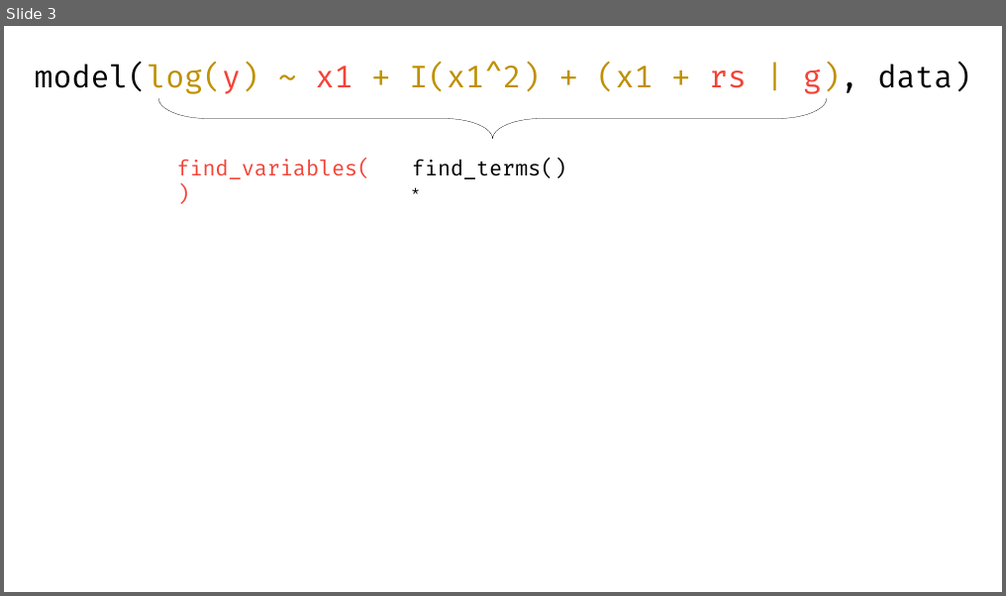
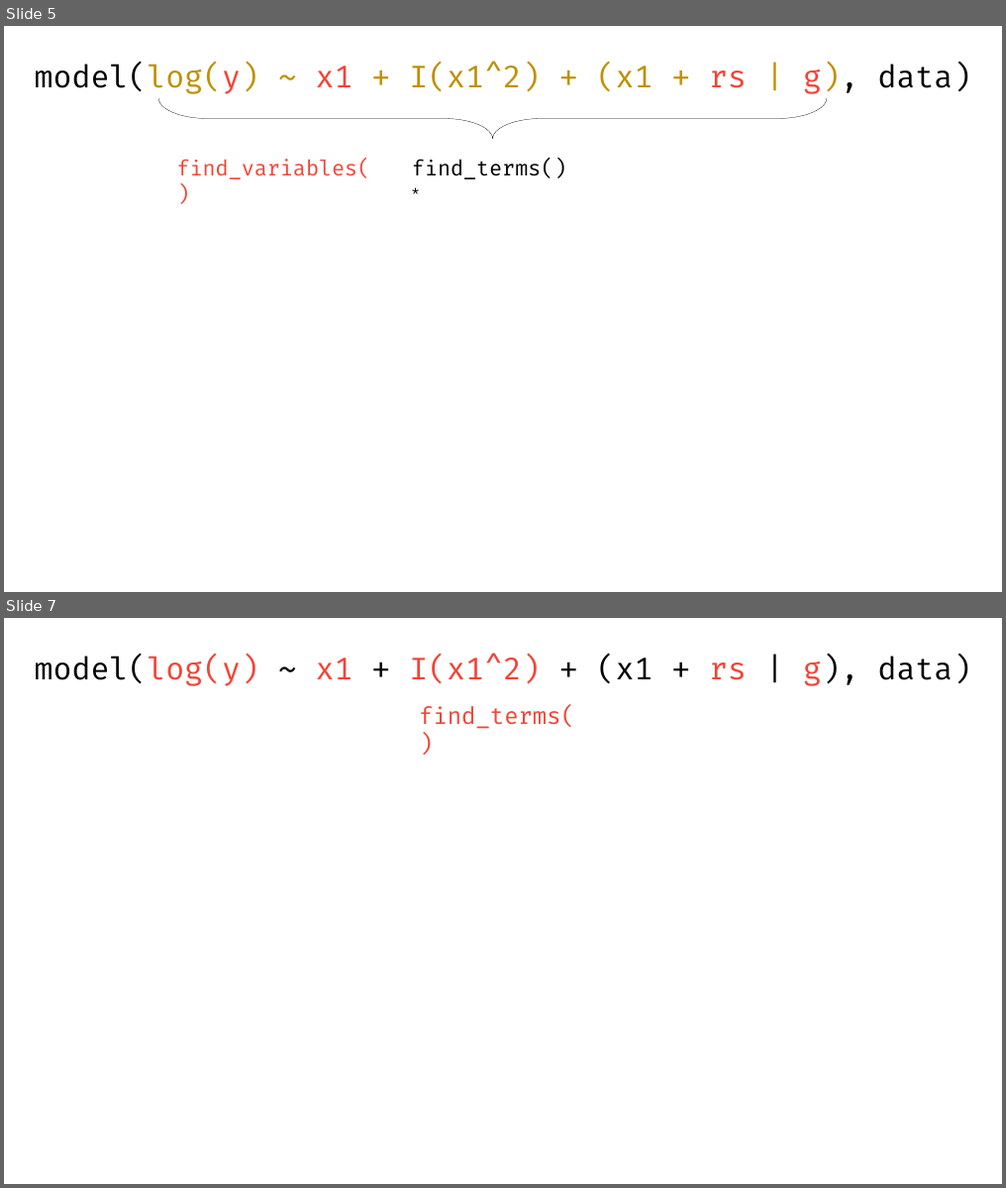
Before and after one commit to easystats/insight, a slide deck: paper/figure2.pptx. Shown one above the other, each under a label of ours: slide 3 before the commit, slides 5 and 7 after it; the slides between them are not shown. The pictures are 1006x596 and 1006x1188 pixels, drawn with LibreOffice and Linux fonts; fonts in the diff are those of the drawing. Boxes give left, top, right and bottom in pixels: in the first picture for what was removed or moved away, otherwise in the second. Text is boxed around its words. In the diff, an @@ line names an element or a change of style, - is before the commit and + after.

```diff
--- a/paper/figure2.pptx
+++ b/paper/figure2.pptx
@@ slide 7 added at (4, 618, 1002, 1184), background #FFFFFF @@
@@ text added at (35, 655, 972, 686), 58 pt, text #000000 @@
+model(log(y) ~ x1 + I(x1^2) + (x1 + rs | g), data)
@@ text added at (419, 705, 575, 729), 44 pt, text #F44336 @@
+find_terms()
@@ what was slide 3 is now slide 5 @@
```
Also in this commit, not shown: 3 other slides added, 14 other files.
